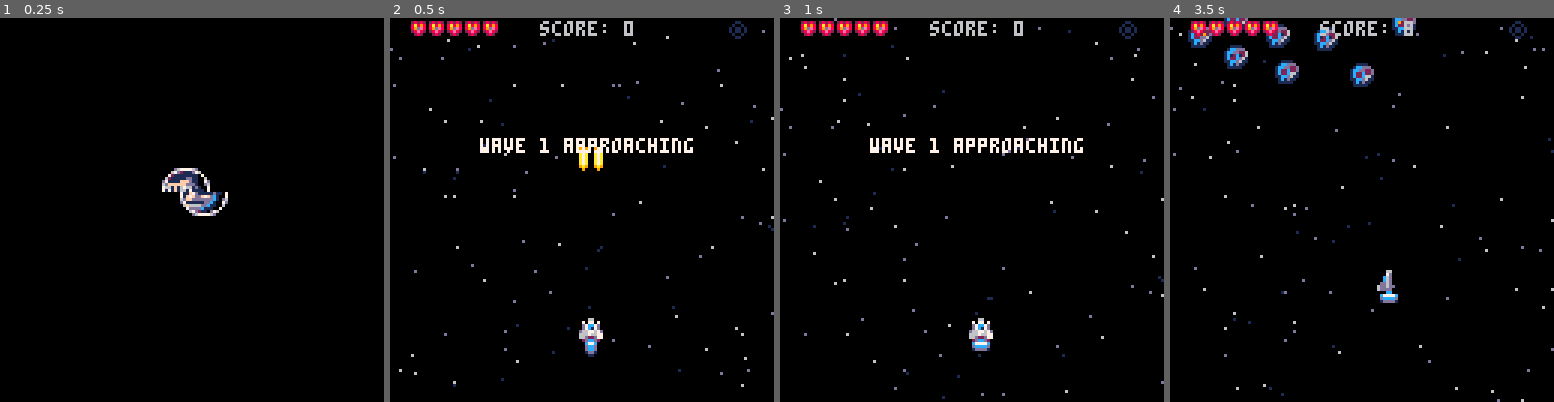
Above: before the commit, frames 1-4 (left to right).
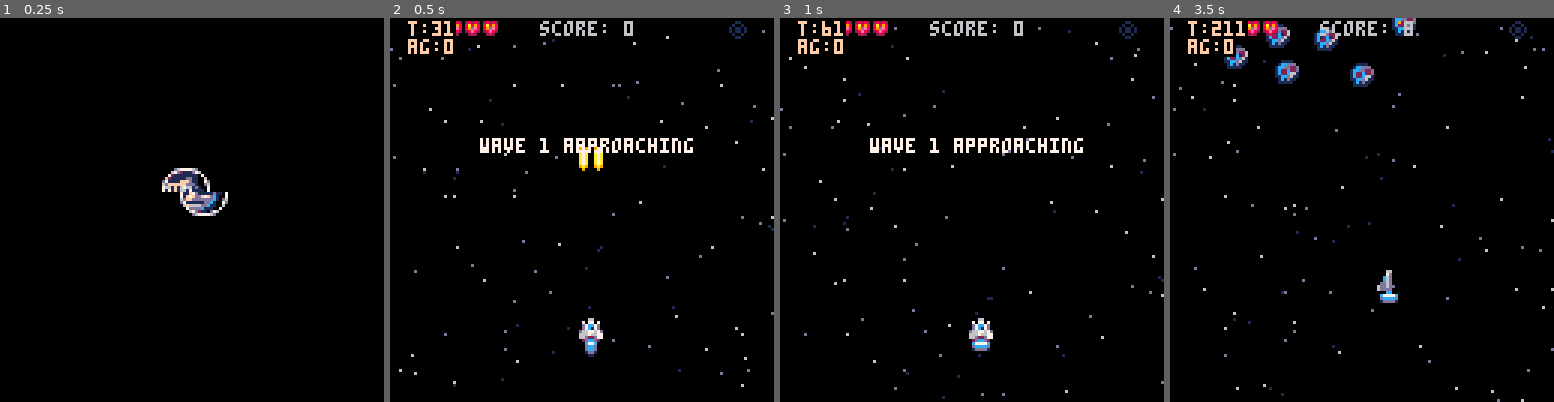
Above: after the commit, the same moments.

Repository: jimmac/pico-shed
Game: PICO-8 cartridge skulls.p8
Two runs of this game, one before a commit and one after it. Both use one fixed random seed, a clock stepped at 60 frames per second and the inputs below.
Inputs:
- Up to frame 1 (0.25 s): no input
- Up to frame 2 (0.5 s): tap X (X key) at 0.33 s
- Up to frame 3 (1 s): tap O (Z key) at 0.7 s
- Up to frame 4 (3.5 s): tap X (X key) at 1.07, 1.85, 2.97 s; hold Right 1.6-2.1 s; tap O (Z key) every 0.4 s from 1.7 to 3.3 s; hold Up 2.15-2.42 s; hold Right 2.47-3.03 s; hold Left from 3.08 s (still down)

Frame 1 is identical in both runs. In frame 2, 0.6% of the frame differs, in the area x 4-18%, y 0-10%; in frame 3, 0.6%; in frame 4, 1.0%, in the area x 2-21%, y 0-11%.

Commit message:
proper skull label. export to html

Diff:
--- a/skulls.p8
+++ b/skulls.p8
@@ -21,7 +21,7 @@
 	intro.t=2*60
 	intro.x1=0
 	intro.x2=110
-	debug=false
+	debug=true
 end
 
 function _update60 ()
@@ -916,8 +916,8 @@
 
  --debug
  if debug then
-		print(" t:"..t,2,1,15)
-		print("ag:"..allgone)
+		print("\#0 t:"..t,2,1,15)
+		print("\#0 ag:"..allgone)
 	end
 end
 
Not shown, changed: the thumbnail (__label__) section of skulls.p8
Not shown, changed: skulls.html
Not shown, changed: skulls.js
